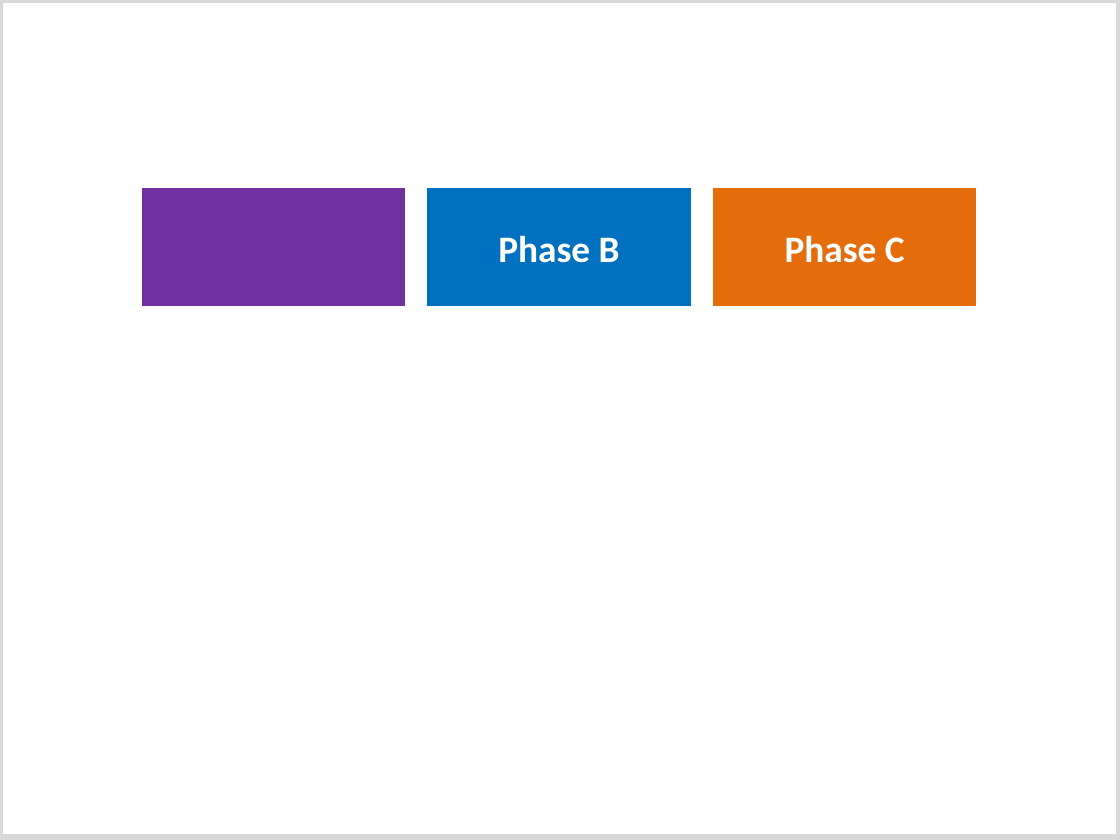
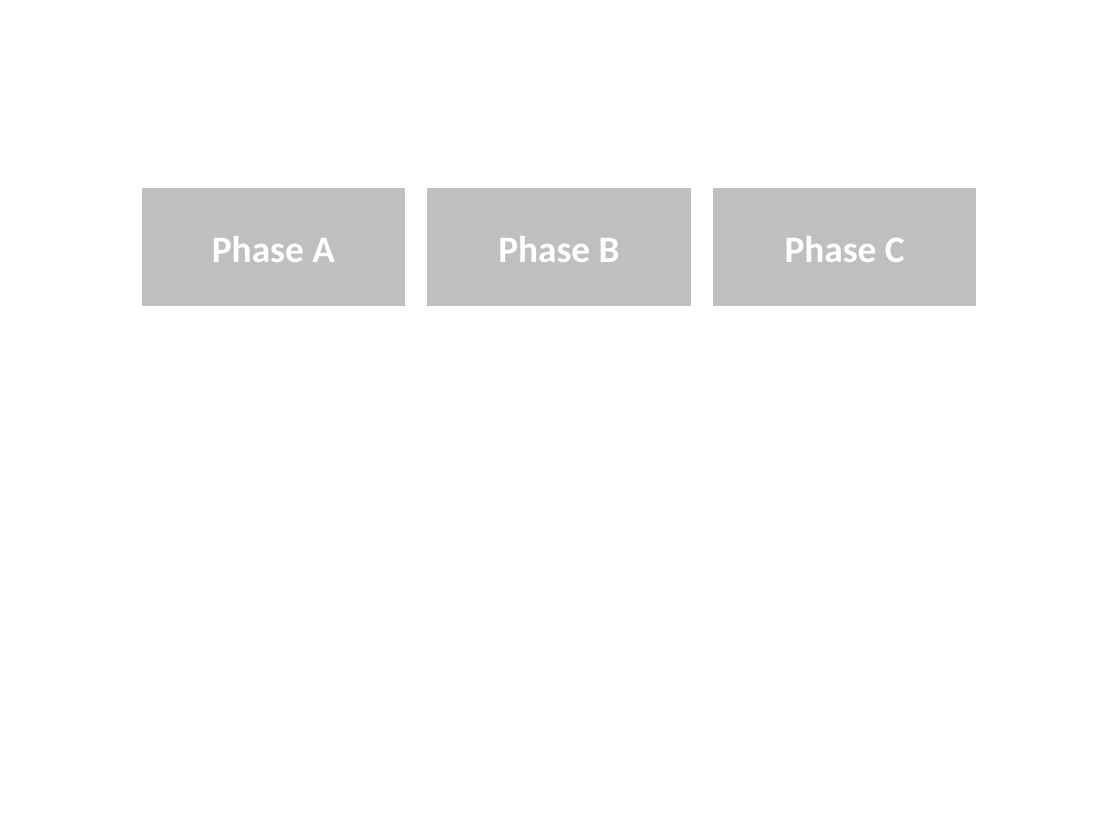
Before and after one commit to PowerPointLabs/PowerPointLabs, a slide deck: slide 1 of doc/Landing page image - after.pptx (slide 4 before the commit). Drawn at 1120x840 pixels with LibreOffice and Linux fonts; fonts in the diff are those of the drawing. Boxes give left, top, right and bottom in pixels: in the first picture for what was removed or moved away, otherwise in the second. Text is boxed around its words. In the diff, an @@ line names an element or a change of style, - is before the commit and + after.

```diff
--- a/doc/Landing page image - after.pptx
+++ b/doc/Landing page image - after.pptx
@@ rectangle removed at (0, 0, 1120, 838) @@
@@ rectangle "Phase A" at (140, 187, 407, 308): fill #7030A0 to #BFBFBF @@
@@ rectangle "Phase B" at (426, 187, 692, 308): fill #0070C0 to #BFBFBF @@
@@ rectangle "Phase C" at (711, 187, 978, 308): fill #E46C0A to #BFBFBF @@
@@ text in rectangle at (212, 236, 335, 262): text added @@
+Phase A
```
Also in this commit, not shown: 20 other slides changed, 14 slides added, 10 slides removed, 1 other file.
